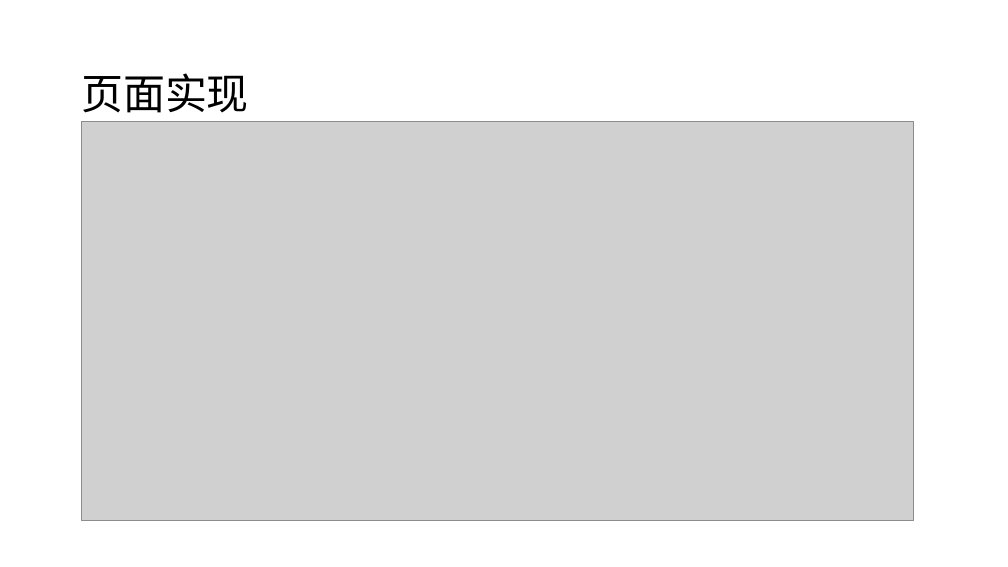
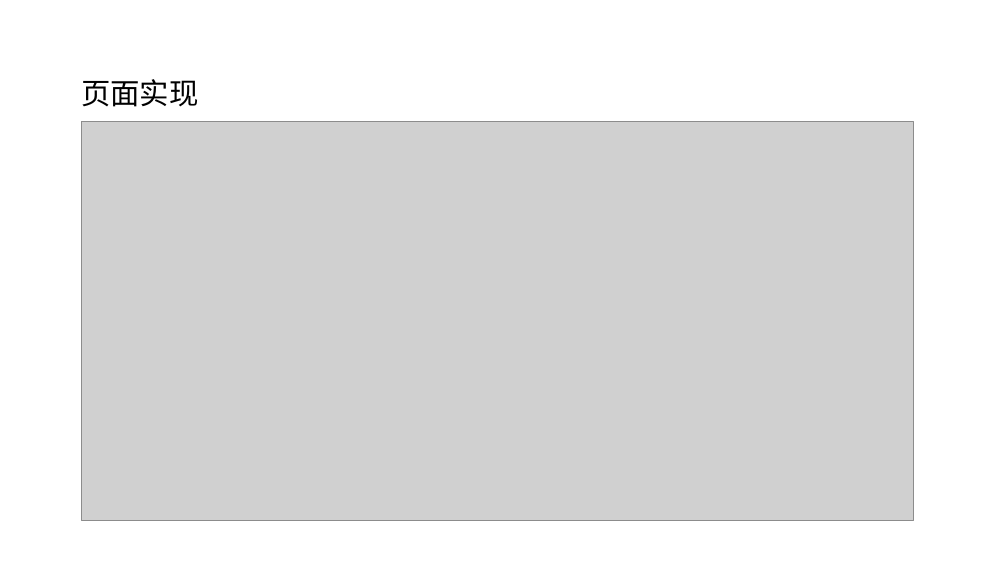
Before and after one commit to sxl888/run-a-maze, a slide deck: slide 9 of 第六组走迷宫答辩ppt.pptx (slide 8 before the commit). Drawn at 1008x567 pixels with LibreOffice and Linux fonts; fonts in the diff are those of the drawing; grey boxes stand for pictures; background and template pictures are left out. Boxes give left, top, right and bottom in pixels: in the first picture for what was removed or moved away, otherwise in the second. Text is boxed around its words. In the diff, an @@ line names an element or a change of style, - is before the commit and + after.

```diff
--- a/第六组走迷宫答辩ppt.pptx
+++ b/第六组走迷宫答辩ppt.pptx
@@ title "页面实现" at box(81, 79, 198, 107): size 40 to 28 pt @@
```
Also in this commit, not shown: 4 other slides changed, 6 slides added, 3 slides removed.
